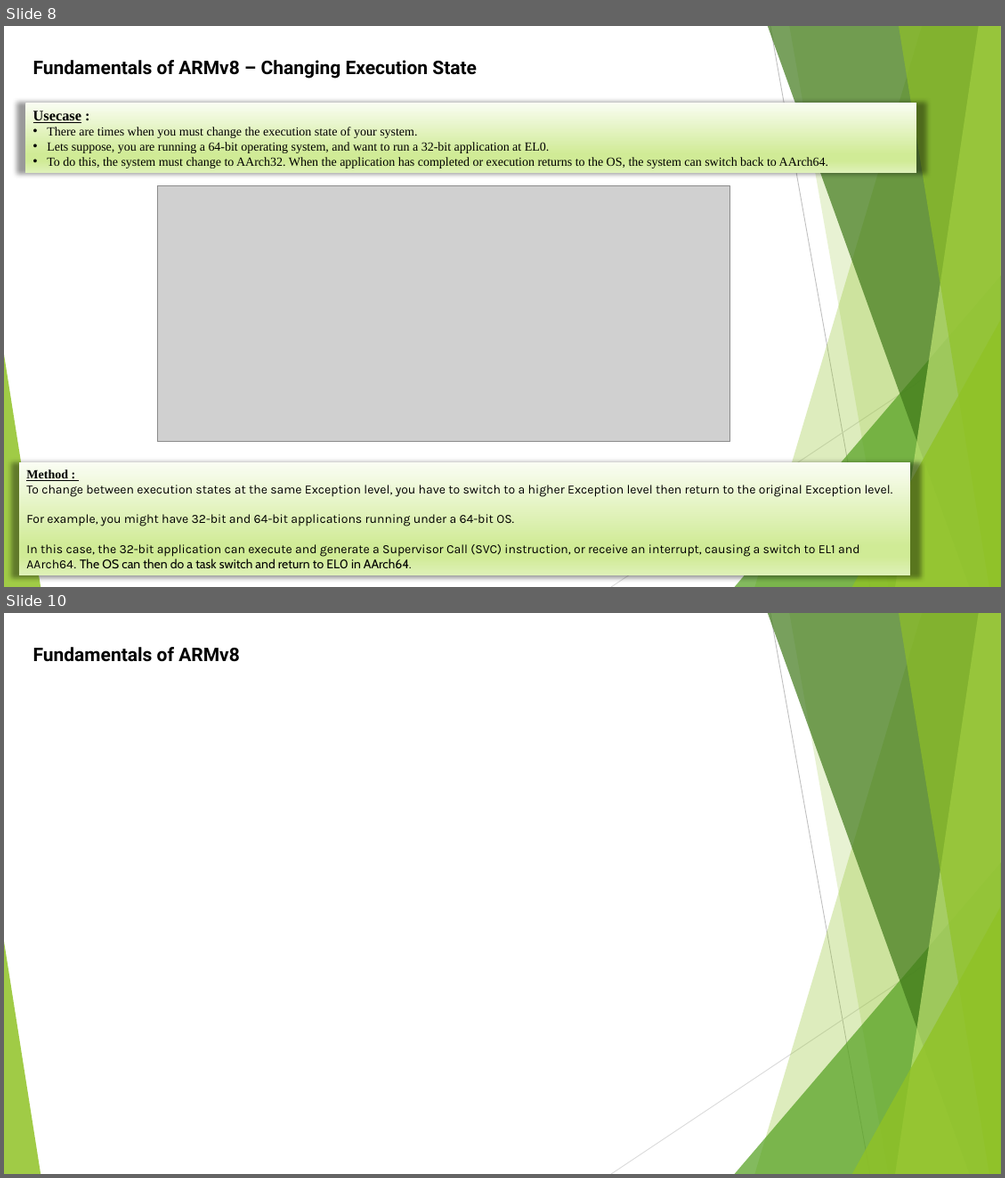
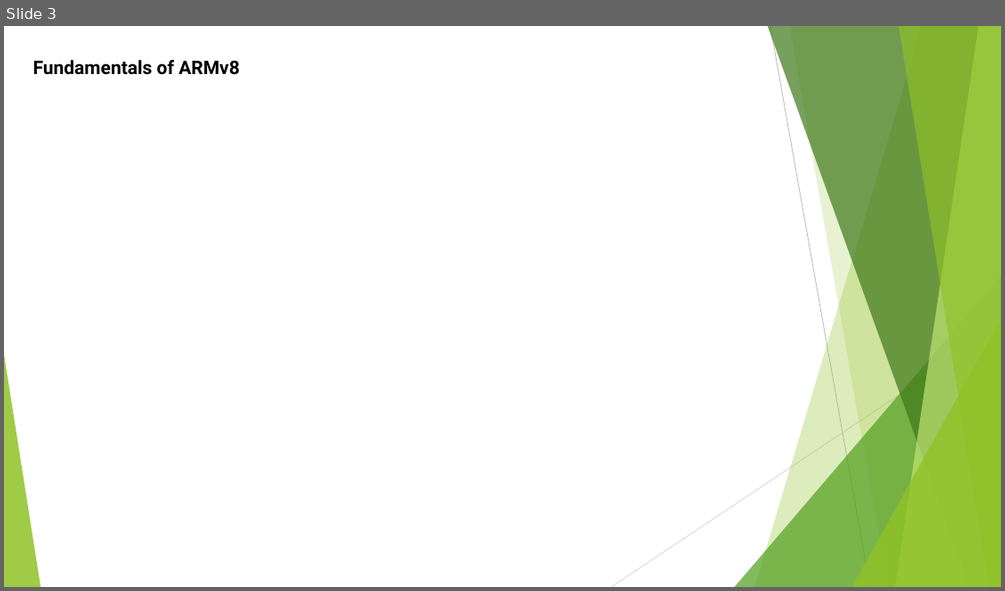
Before and after one commit to softwaresunleashed/ebook_writing, a slide deck: Presentations/ARM_PPTs/Ch4_ARMv8_Registers.pptx. Shown one above the other, each under a label of ours: slides 8 and 10 before the commit, slide 3 after it; the slides between them are not shown. The pictures are 1005x1178 and 1005x591 pixels, drawn with LibreOffice and Linux fonts; fonts in the diff are those of the drawing; grey boxes stand for pictures. Boxes give left, top, right and bottom in pixels: in the first picture for what was removed or moved away, otherwise in the second. Text is boxed around its words. In the diff, an @@ line names an element or a change of style, - is before the commit and + after.

```diff
--- a/Presentations/ARM_PPTs/Ch4_ARMv8_Registers.pptx
+++ b/Presentations/ARM_PPTs/Ch4_ARMv8_Registers.pptx
@@ slide 8 removed at box(4, 26, 1001, 587), background #FFFFFF; not listed: 10 template elements that a slide beside it also shows @@
@@ text removed at box(33, 60, 477, 79) @@
-Fundamentals of ARMv8 – Changing Execution State
@@ rectangle removed at box(25, 103, 917, 173) @@
-Usecase :
-• There are times when you must change the execution state of your system.
-• Lets suppose, you are running a 64-bit operating system, and want to run a 32-bit application at EL0.
-• To do this, the system must change to AArch32. When the application has completed or execution returns to the OS, the system can switch back to AArch64.
@@ picture removed at box(157, 186, 730, 442) @@
@@ rectangle removed at box(20, 463, 911, 576) @@
-Method :
-To change between execution states at the same Exception level, you have to switch to a higher Exception level then return to the original Exception level.
-For example, you might have 32-bit and 64-bit applications running under a 64-bit OS.
-In this case, the 32-bit application can execute and generate a Supervisor Call (SVC) instruction, or receive an interrupt, causing a switch to EL1 and AArch64. The OS can then do a task switch and return to EL0 in AArch64.
@@ what was slide 10 is now slide 3 @@
```
Also in this commit, not shown: 2 slides changed, 6 other slides removed, 1 other file.
